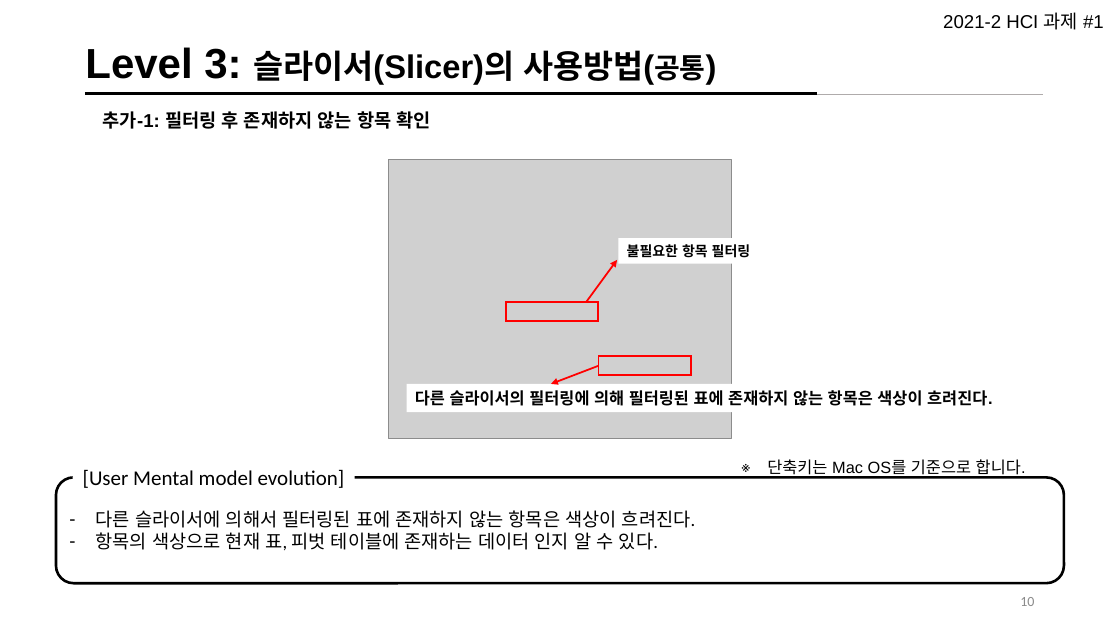
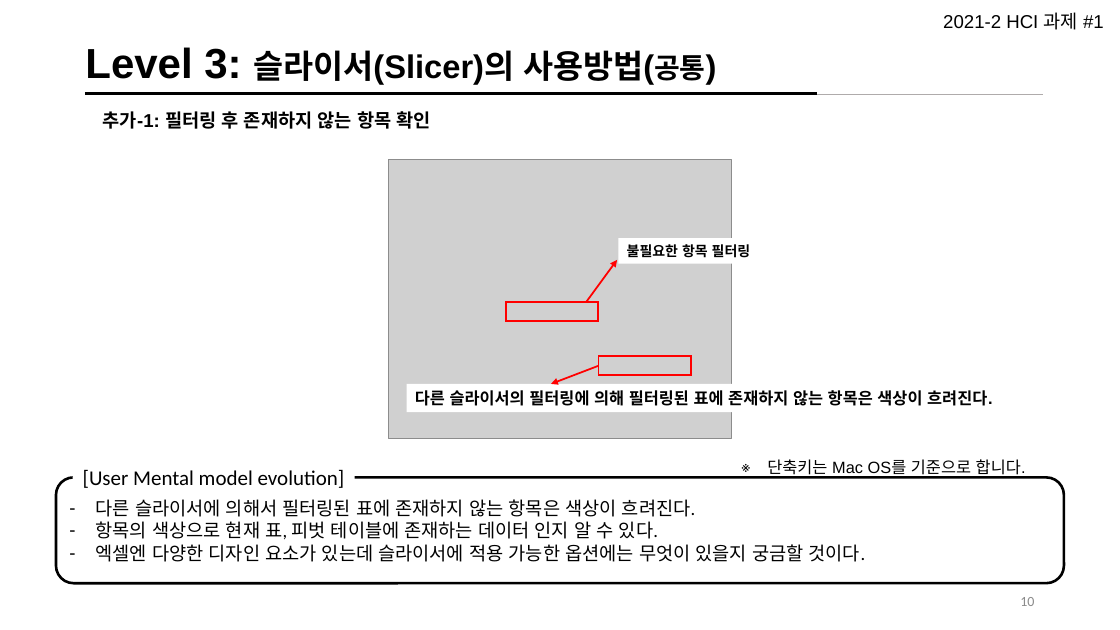
Before and after one commit to Jeeseob/homework2021-2, a slide deck: slide 11 of user-interface/week3/UI_Mental Model_김지섭.pptx. Drawn at 1120x630 pixels with LibreOffice and Linux fonts; fonts in the diff are those of the drawing; grey boxes stand for pictures. Boxes give left, top, right and bottom in pixels: in the first picture for what was removed or moved away, otherwise in the second. Text is boxed around its words. In the diff, an @@ line names an element or a change of style, - is before the commit and + after.

```diff
--- a/user-interface/week3/UI_Mental Model_김지섭.pptx
+++ b/user-interface/week3/UI_Mental Model_김지섭.pptx
@@ text in rounded rectangle at bbox=[96, 544, 865, 562]: paragraph added @@
+– 엑셀엔 다양한 디자인 요소가 있는데 슬라이서에 적용 가능한 옵션에는 무엇이 있을지 궁금할 것이다.
```
Also in this commit, not shown: 2 other slides changed, 2 other files.
